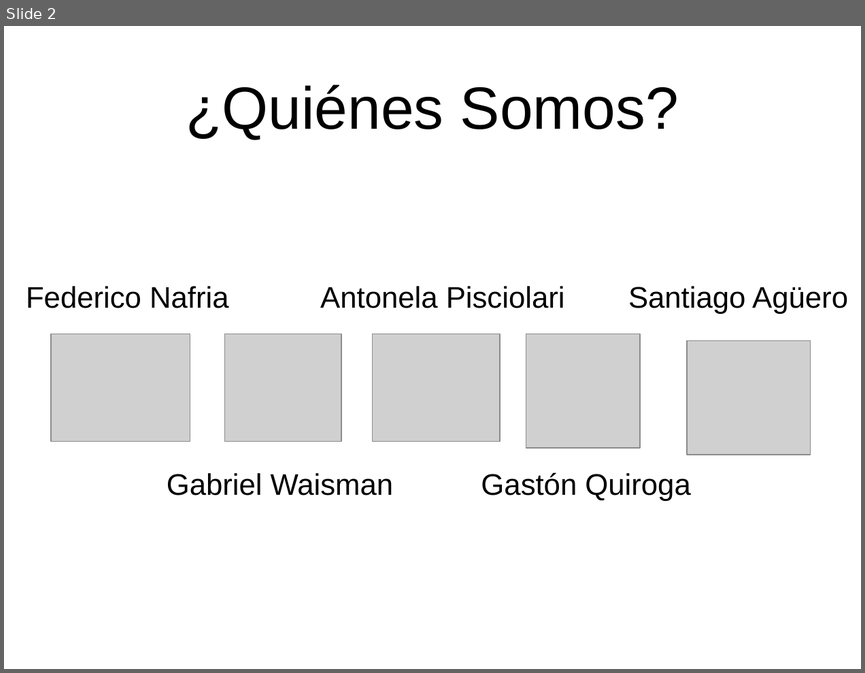
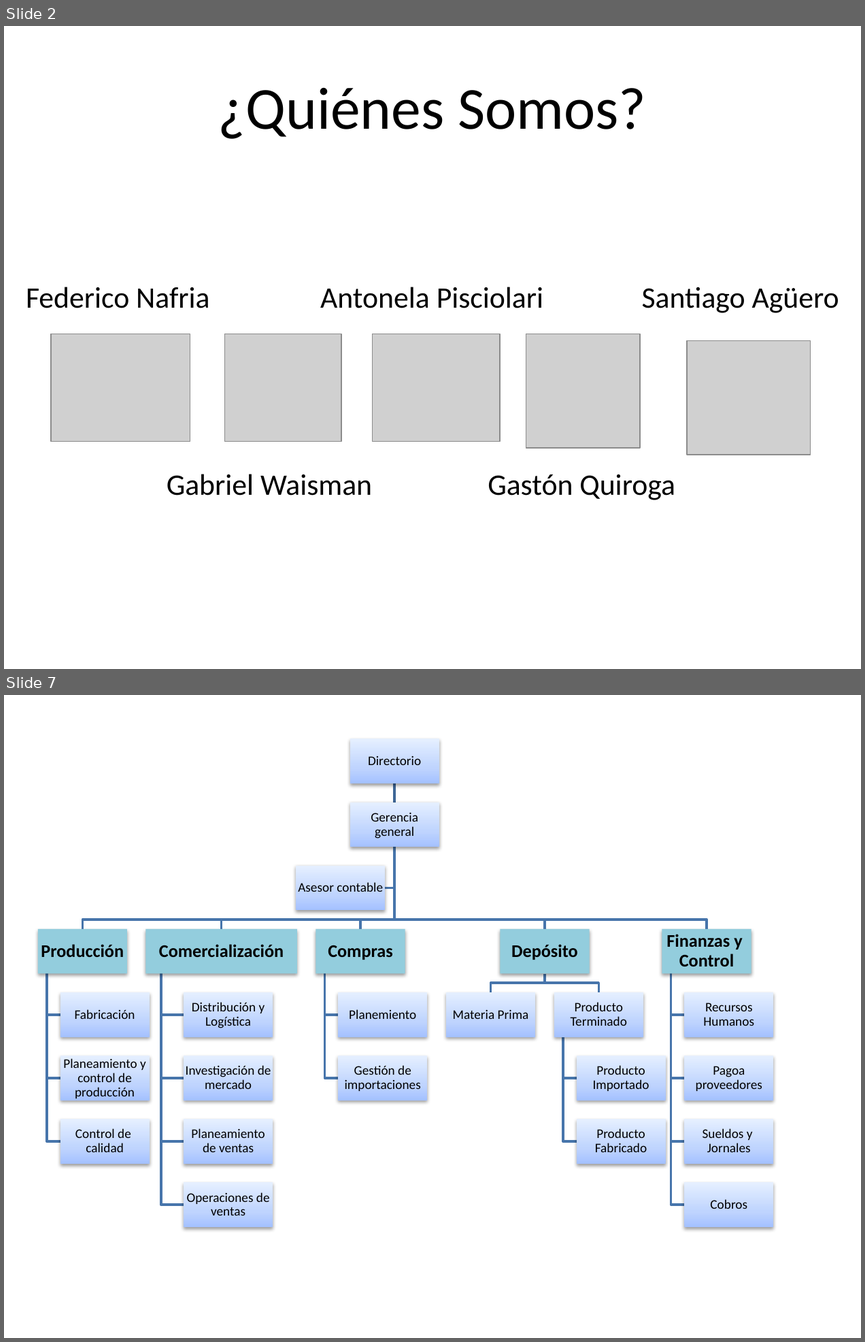
Before and after one commit to raulcareno/fruterio-kiwi-team, a slide deck: Presentaciones/Informe Preliminar.pptx. Shown one above the other, each under a label of ours: slide 2 before the commit, slides 2 and 7 after it; the slides between them are not shown. The pictures are 865x673 and 865x1342 pixels, drawn with LibreOffice and Linux fonts; fonts in the diff are those of the drawing; grey boxes stand for pictures; background and template pictures are left out. Boxes give left, top, right and bottom in pixels: in the first picture for what was removed or moved away, otherwise in the second. Text is boxed around its words. In the diff, an @@ line names an element or a change of style, - is before the commit and + after.

```diff
--- a/Presentaciones/Informe Preliminar.pptx
+++ b/Presentaciones/Informe Preliminar.pptx
@@ slide 7 added at (4, 695, 861, 1338), background picture (left out) @@
@@ group added at (38, 739, 773, 1227): 25 rectangles, 25 texts, 24 freeform shapes @@
+Directorio
+Gerencia general
+Producción
+Fabricación
+Planeamiento y control de producción
+Control de
+calidad
+Comercialización
+Distribución y Logística
+Investigación de mercado
+Planeamiento de ventas
+Operaciones de ventas
+Compras
+Planemiento
+Gestión de importaciones
+Depósito
+Materia Prima
+Producto Terminado
+Producto Importado
+Producto Fabricado
+Finanzas y Control
+Recursos Humanos
+Pagoa proveedores
+Sueldos y
+Jornales
+Cobros
+Asesor contable
@@ slide 2 changed as well @@
@@ font Arial to Calibri in 6 elements at (218, 88, 646, 139), (167, 473, 372, 495), (320, 286, 543, 308), (26, 286, 209, 308), (487, 474, 675, 500), (642, 286, 839, 313) @@
@@ text "Santiago Agüero": place and size @@
-text "Santiago Agüero" at (628, 286, 848, 314)
+text "Santiago Agüero" at (642, 286, 839, 313)
@@ text "Gastón Quiroga": place and size @@
-text "Gastón Quiroga" at (481, 472, 690, 501)
+text "Gastón Quiroga" at (487, 474, 675, 500)
```
Also in this commit, not shown: 23 other slides added, 5 slides removed.
